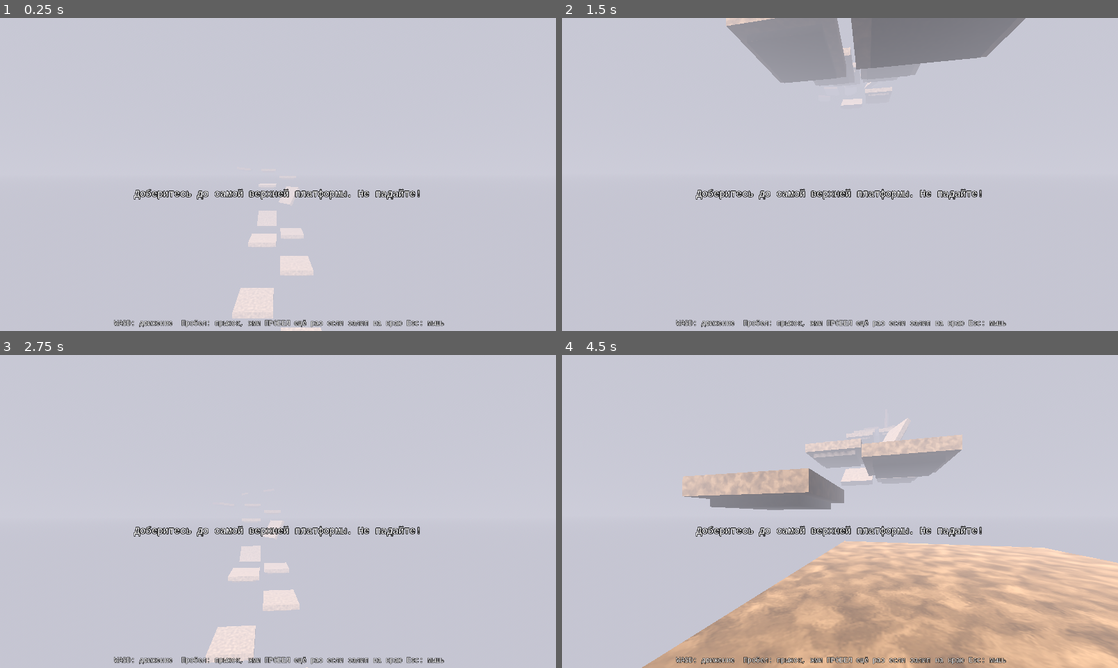
Above: before the commit, frames 1-4 (two rows, left to right).
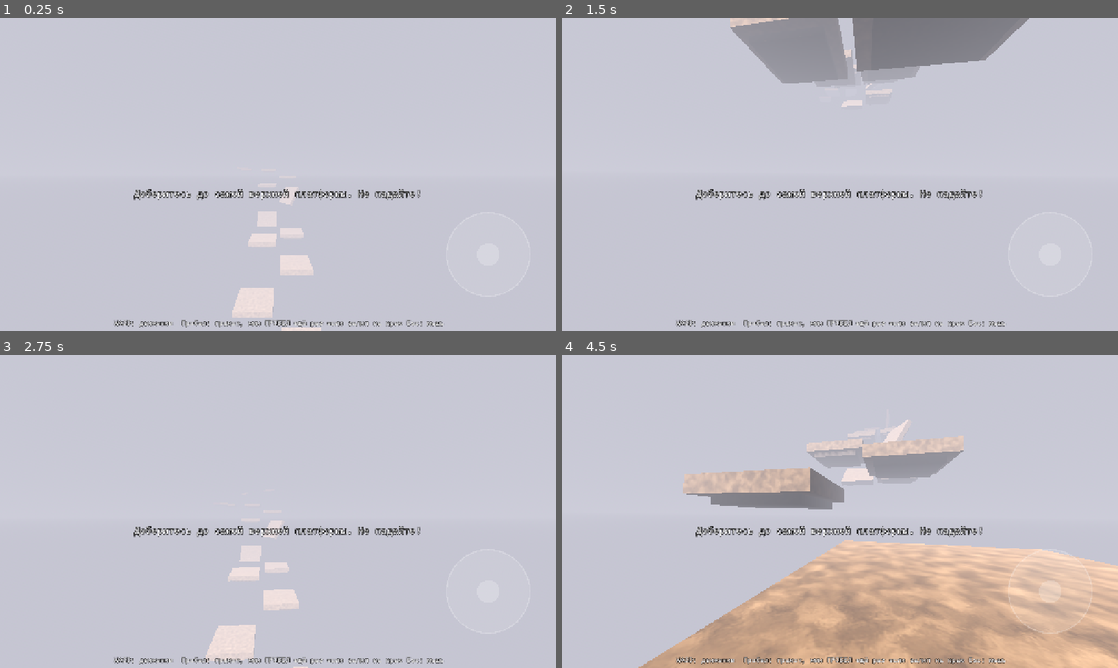
Above: after the commit, the same moments.

Repository: 134rt5yt-svg/T3KOT
Game: Godot game, scene res://scenes/Main.tscn
The game is run twice, just before and just after one commit, with the same random seed, the same clock (stepped at 60 frames per second) and the same inputs.
Inputs (mouse positions are in pixels of both pictures, inside the frame that each line leads up to):
- Up to frame 1 (0.25 s): no input
- Up to frame 2 (1.5 s): move the mouse to (867, 174) at 0.52 s; hold Space (jump) 0.53-1.28 s; hold W (move_forward) from 0.53 s (still down); move the mouse to (812, 174) at 1.27 s; tap Space (jump) at 1.35 s
- Up to frame 3 (2.75 s): keep holding W (move_forward); tap Space (jump) at 1.52, 1.82 s; move the mouse to (289, 505) at 2.02 s; hold Space (jump) from 2.03 s (still down)
- Up to frame 4 (4.5 s): keep holding W (move_forward); move the mouse to (834, 517) at 2.77 s; release Space (jump) at 2.78 s; tap Space (jump) at 2.85, 3.02, 3.32, 4.35 s; move the mouse to (878, 514) at 3.52 s; hold Space (jump) 3.53-4.28 s; move the mouse to (795, 508) at 4.27 s

The runs differ from the first frame. In frame 1, 1.5% of the frame differs, in the area x 20-80%, y 53-100%; in frame 2, 2.1%; in frame 3, 1.6%; in frame 4, 3.3%, in the area x 13-100%, y 20-100%.

Commit message:
Add files via upload

Diff:
--- a/project.godot
+++ b/project.godot
@@ -14,15 +14,19 @@
 
 [application]
 
-config/name="Fog Tower Platformer"
+config/name="t3kot"
 run/main_scene="res://scenes/Main.tscn"
 config/features=PackedStringArray("4.7", "Forward Plus")
-config/icon="res://icon.svg"
+config/icon="res://icon.png"
 
 [display]
 
 window/size/viewport_width=1280
 window/size/viewport_height=720
+window/stretch/mode="canvas_items"
+window/stretch/aspect="expand"
+window/stretch/mode="canvas_items"
+window/stretch/aspect="expand"
 
 [gui]
 
@@ -68,3 +72,5 @@
 [rendering]
 
 lights_and_shadows/directional_shadow/size=2048
+renderer/rendering_method.mobile="mobile"
+textures/vram_compression/import_etc2_astc=true
--- a/scripts/CameraBob.gd
+++ b/scripts/CameraBob.gd
@@ -1,13 +1,23 @@
 extends Camera3D
 
-@export var bob_amplitude := 0.05
-@export var bob_frequency := 8.0
-@export var sway := 0.025
+@export var bob_amplitude := 0.06
+@export var bob_frequency := 9.0
+@export var sway := 0.03
 @export var breath_amplitude := 0.012
 @export var breath_frequency := 1.6
 @export var land_dip_max := 0.22
-@export var strafe_roll_deg := 3.0
-@export var fall_fov_max := 6.0
+@export var strafe_roll_deg := 3.5
+@export var fall_fov_max := 7.0
+
+@export var jump_kick_deg := 3.5      # клёв камеры вверх при прыжке
+@export var land_pitch_deg := 4.0     # клёв вниз при приземлении
+@export var jump_fov_kick := 4.0      # FOV-ручка при прыжке
+@export var strafe_lag := 0.09        # боковой снос камеры при стрейфе
+@export var strafe_lag_max := 0.12
+@export var turn_sway_deg := 1.2      # небольшой наклон при повороте мыши
+@export var step_bump := 0.02         # толчок вниз на каждый "шаг" боба
+
+var pitch_offset := 0.0
 
 var _time := 0.0
 var _base_position: Vector3
@@ -15,12 +25,21 @@
 var _dip := 0.0
 var _dip_velocity := 0.0
 var _was_on_floor := true
+var _was_on_floor_prev := true
 var _prev_fall_speed := 0.0
 var _roll := 0.0
+var _pitch_kick := 0.0
+var _pitch_kick_vel := 0.0
+var _fov_kick := 0.0
+var _lag_x := 0.0
+var _prev_yaw := 0.0
+var _yaw_vel := 0.0
+var _last_step_sign := 1.0
 
 func _ready() -> void:
 	_base_position = position
 	_base_fov = fov
+	_prev_yaw = (get_parent() as Node3D).rotation.y
 
 func _process(delta: float) -> void:
 	var body := get_parent() as CharacterBody3D
@@ -28,8 +47,11 @@
 		return
 	var planar_speed := Vector2(body.velocity.x, body.velocity.z).length()
 
+	# --- приземление: вертикальный провал + клёв носом вниз ---
 	if body.is_on_floor() and not _was_on_floor:
-		_dip_velocity = -minf(_prev_fall_speed * 0.02, land_dip_max) * 8.0
+		var impact := minf(_prev_fall_speed * 0.02, land_dip_max)
+		_dip_velocity = -impact * 8.0
+		_pitch_kick_vel = -deg_to_rad(land_pitch_deg) * (impact / land_dip_max) * 8.0
 	_was_on_floor = body.is_on_floor()
 	if body.is_on_floor():
 		_prev_fall_speed = 0.0
@@ -38,24 +60,51 @@
 	_dip_velocity += (-_dip * 90.0 - _dip_velocity * 12.0) * delta
 	_dip += _dip_velocity * delta
 
+	# --- прыжок: клёв вверх + FOV-кик ---
+	if not body.is_on_floor() and _was_on_floor_prev and body.velocity.y > 1.0:
+		_pitch_kick_vel = deg_to_rad(jump_kick_deg) * 8.0
+		_fov_kick = jump_fov_kick
+	_was_on_floor_prev = body.is_on_floor()
+	_pitch_kick_vel += (-_pitch_kick * 90.0 - _pitch_kick_vel * 10.0) * delta
+	_pitch_kick += _pitch_kick_vel * delta
+	pitch_offset = _pitch_kick
+	_fov_kick = lerpf(_fov_kick, 0.0, minf(5.0 * delta, 1.0))
+
+	# --- боб ходьбы: вертикаль + горизонтальный снос + толчок на шаг ---
 	var target_y := _base_position.y + _dip
 	var target_x := _base_position.x
 	if body.is_on_floor() and planar_speed > 0.8:
 		_time += delta * bob_frequency * clampf(planar_speed / 6.0, 0.6, 1.4)
 		target_y += sin(_time * 2.0) * bob_amplitude
-		target_x += cos(_time) * sway
+		var sway_x := cos(_time)
+		target_x += sway_x * sway
+		# лёгкий удар ножки в момент переноса веса
+		if signf(sway_x) != _last_step_sign and absf(sway_x) > 0.5:
+			_last_step_sign = signf(sway_x)
+			_dip_velocity -= step_bump * 20.0
 	else:
 		_time = 0.0
 		target_y += sin(Time.get_ticks_msec() / 1000.0 * breath_frequency) * breath_amplitude
+
+	# --- боковой снос камеры от стрейфа (инерция головы) ---
+	var local_vel := (body.global_transform.basis.inverse() * body.velocity)
+	_lag_x = lerpf(_lag_x, clampf(-local_vel.x / 6.0 * strafe_lag_max, -strafe_lag_max, strafe_lag_max), minf(10.0 * delta, 1.0))
+	target_x += _lag_x
 
 	var k := minf(12.0 * delta, 1.0)
 	position.x = lerpf(position.x, target_x, k)
 	position.y = lerpf(position.y, target_y, k)
 
+	# --- наклон при стрейфе + лёгкий наклон от поворота мыши ---
+	var yaw: float = (body as Node3D).rotation.y
+	_yaw_vel = lerpf(_yaw_vel, angle_difference(_prev_yaw, yaw) / maxf(delta, 0.0001), minf(10.0 * delta, 1.0))
+	_prev_yaw = yaw
 	var input_x := Input.get_axis("move_left", "move_right")
 	var target_roll := -input_x * deg_to_rad(strafe_roll_deg) * clampf(planar_speed / 6.0, 0.0, 1.0)
+	target_roll += clampf(_yaw_vel * deg_to_rad(turn_sway_deg) / deg_to_rad(90.0), -deg_to_rad(turn_sway_deg), deg_to_rad(turn_sway_deg))
 	_roll = lerpf(_roll, target_roll, minf(8.0 * delta, 1.0))
 	rotation.z = _roll
 
+	# --- FOV: разгон при падении + кик на прыжке ---
 	var fall := clampf(-body.velocity.y, 0.0, 25.0)
-	fov = lerpf(fov, _base_fov + fall / 25.0 * fall_fov_max, minf(6.0 * delta, 1.0))
+	fov = lerpf(fov, _base_fov + fall / 25.0 * fall_fov_max + _fov_kick, minf(6.0 * delta, 1.0))
--- a/scripts/Player.gd
+++ b/scripts/Player.gd
@@ -6,21 +6,25 @@
 const JUMP_VELOCITY := 10.5
 const MOUSE_SENSITIVITY := 0.0025
 
+const TouchControls := preload("res://scripts/TouchControls.gd")
+
 @onready var camera: Camera3D = $Camera3D
 
 var frozen := false
 var last_safe_position := Vector3.ZERO
+var pitch := 0.0
 
 func _ready() -> void:
 	add_to_group("player")
 	last_safe_position = global_position
 	Input.mouse_mode = Input.MOUSE_MODE_CAPTURED
+	if DisplayServer.is_touchscreen_available():
+		add_child(TouchControls.new())
 
 func _unhandled_input(event: InputEvent) -> void:
 	if event is InputEventMouseMotion and Input.mouse_mode == Input.MOUSE_MODE_CAPTURED:
 		rotate_y(-event.relative.x * MOUSE_SENSITIVITY)
-		camera.rotate_x(-event.relative.y * MOUSE_SENSITIVITY)
-		camera.rotation.x = clampf(camera.rotation.x, deg_to_rad(-89.0), deg_to_rad(89.0))
+		pitch = clampf(pitch - event.relative.y * MOUSE_SENSITIVITY, deg_to_rad(-89.0), deg_to_rad(89.0))
 	elif event.is_action_pressed("ui_cancel"):
 		if Input.mouse_mode == Input.MOUSE_MODE_CAPTURED:
 			Input.mouse_mode = Input.MOUSE_MODE_VISIBLE
@@ -28,6 +32,7 @@
 			Input.mouse_mode = Input.MOUSE_MODE_CAPTURED
 
 func _physics_process(delta: float) -> void:
+	camera.rotation.x = pitch + camera.pitch_offset
 	if not is_on_floor():
 		velocity.y -= GRAVITY * delta
 	var input_dir := Vector2.ZERO
--- /dev/null
+++ b/scripts/TouchControls.gd
@@ -0,0 +1,104 @@
+extends CanvasLayer
+## Сенсорное управление для телефонов: плавающий джойстик слева,
+## кнопка прыжка справа снизу, обзор — перетаскиванием по правой половине экрана.
+## Создаётся целиком из кода и подаёт нажатия через Input.action_press,
+## так что Player.gd работает без изменений.
+
+const STICK_RADIUS := 130.0   # радиус базы джойстика
+const STICK_DEAD := 0.15
+const JUMP_RADIUS := 96.0
+const LOOK_SENS := 1.6        # множитель чувствительности обзора относительно мыши
+
+var _stick_index := -1        # палец, который ведёт джойстик
+var _look_index := -1         # палец, который ведёт обзор
+var _jump_index := -1         # палец на кнопке прыжка
+var _stick_origin := Vector2.ZERO
+var _stick_pos := Vector2.ZERO
+var _jump_center := Vector2.ZERO
+var _jump_pressed := false
+var _hud: Control
+
+func _ready() -> void:
+	layer = 10
+	_hud = Control.new()
+	_hud.set_anchors_preset(Control.PRESET_FULL_RECT)
+	_hud.mouse_filter = Control.MOUSE_FILTER_IGNORE
+	_hud.draw.connect(_draw_hud)
+	add_child(_hud)
+	get_viewport().size_changed.connect(_update_jump_center)
+	_update_jump_center()
+
+func _update_jump_center() -> void:
+	var size := _hud.get_viewport_rect().size
+	_jump_center = Vector2(size.x - JUMP_RADIUS - 60.0, size.y - JUMP_RADIUS - 80.0)
+	_hud.queue_redraw()
+
+func _input(event: InputEvent) -> void:
+	if event is InputEventScreenTouch:
+		if event.pressed:
+			if event.position.x < _hud.get_viewport_rect().size.x * 0.5 and _stick_index == -1:
+				_stick_index = event.index
+				_stick_origin = event.position
+				_stick_pos = event.position
+				_hud.queue_redraw()
+			elif event.position.distance_to(_jump_center) < JUMP_RADIUS * 1.3:
+				_jump_index = event.index
+				_jump_pressed = true
+				Input.action_press("jump")
+				_hud.queue_redraw()
+			elif _look_index == -1:
+				_look_index = event.index
+		else:
+			if event.index == _stick_index:
+				_stick_index = -1
+				_apply_move(Vector2.ZERO)
+				_hud.queue_redraw()
+			elif event.index == _jump_index:
+				_jump_index = -1
+				_jump_pressed = false
+				Input.action_release("jump")
+				_hud.queue_redraw()
+			elif event.index == _look_index:
+				_look_index = -1
+	elif event is InputEventScreenDrag and event.index == _stick_index:
+		var drag := event as InputEventScreenDrag
+		var offset := drag.position - _stick_origin
+		if offset.length() > STICK_RADIUS:
+			# база подтягивается за пальцем, как в современных шутерах
+			_stick_origin = event.position - offset.normalized() * STICK_RADIUS
+			offset = offset.normalized() * STICK_RADIUS
+		_stick_pos = _stick_origin + offset
+		_apply_move(offset / STICK_RADIUS)
+		_hud.queue_redraw()
+	elif event is InputEventScreenDrag and event.index == _look_index:
+		var motion := InputEventMouseMotion.new()
+		motion.relative = (event as InputEventScreenDrag).relative * LOOK_SENS
+		Input.parse_input_event(motion)
+
+func _apply_move(v: Vector2) -> void:
+	for action in ["move_left", "move_right", "move_forward", "move_back"]:
+		Input.action_release(action)
+	if v.length() < STICK_DEAD:
+		return
+	# оси как у Player.gd: x — влево/вправо, y — вперёд/назад
+	var strength := clampf(v.length(), 0.0, 1.0)
+	var dir := v.normalized()
+	if dir.x < -0.2:
+		Input.action_press("move_left", strength * -dir.x)
+	if dir.x > 0.2:
+		Input.action_press("move_right", strength * dir.x)
+	if dir.y < -0.2:
+		Input.action_press("move_forward", strength * -dir.y)
+	if dir.y > 0.2:
+		Input.action_press("move_back", strength * dir.y)
+
+func _draw_hud() -> void:
+	if _stick_index != -1:
+		_hud.draw_circle(_stick_origin, STICK_RADIUS, Color(1, 1, 1, 0.08))
+		_hud.draw_arc(_stick_origin, STICK_RADIUS, 0, TAU, 40, Color(1, 1, 1, 0.35), 2.0)
+		_hud.draw_circle(_stick_pos, 48.0, Color(1, 1, 1, 0.25))
+		_hud.draw_arc(_stick_pos, 48.0, 0, TAU, 32, Color(1, 1, 1, 0.6), 2.0)
+	var jump_col := Color(1, 1, 1, 0.5) if _jump_pressed else Color(1, 1, 1, 0.22)
+	_hud.draw_circle(_jump_center, JUMP_RADIUS, Color(1, 1, 1, 0.10))
+	_hud.draw_arc(_jump_center, JUMP_RADIUS, 0, TAU, 48, jump_col, 3.0)
+	_hud.draw_circle(_jump_center, 26.0, jump_col)
Not shown, changed: export_presets.cfg
Not shown, added: scripts/TouchControls.gd.uid
